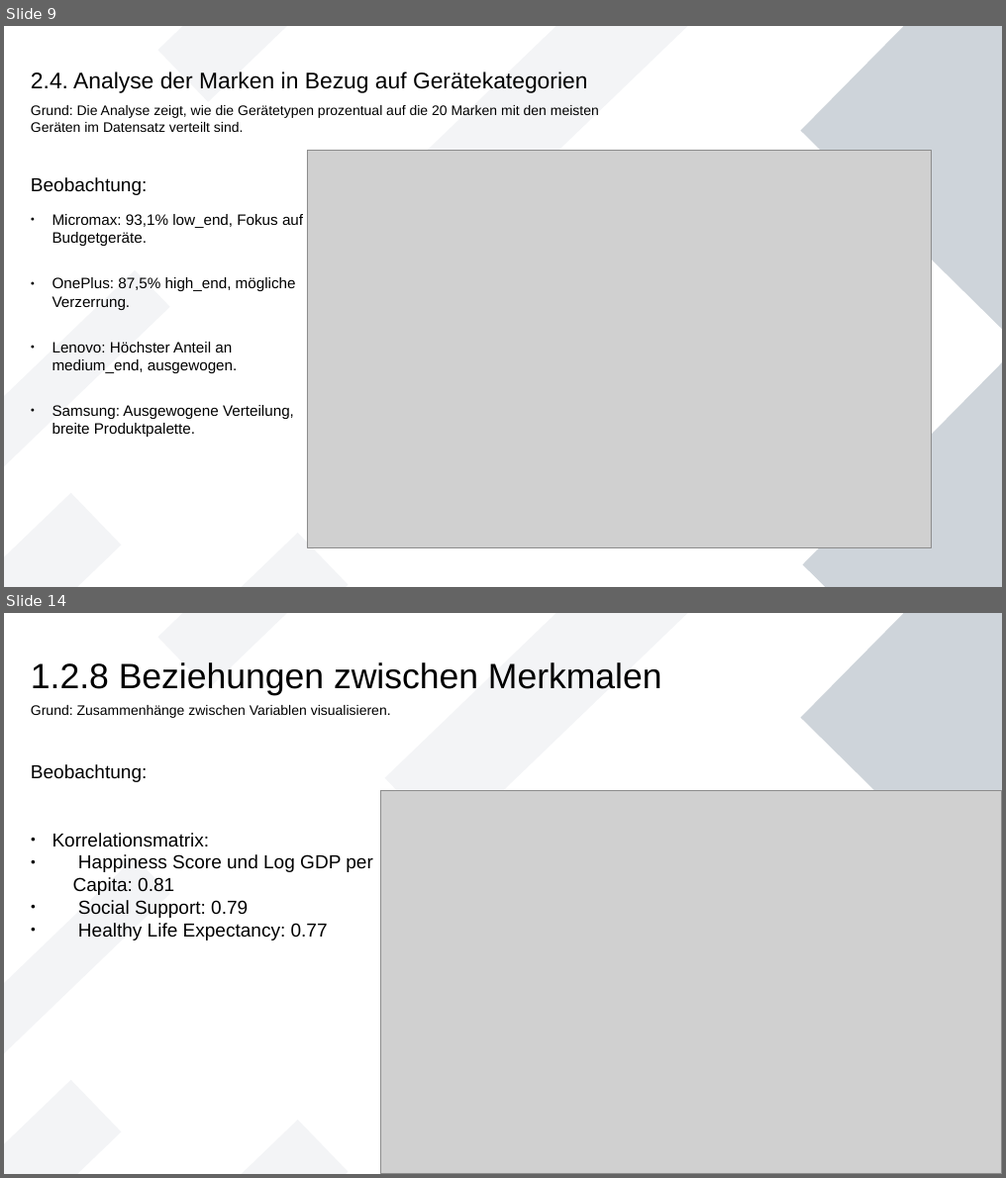
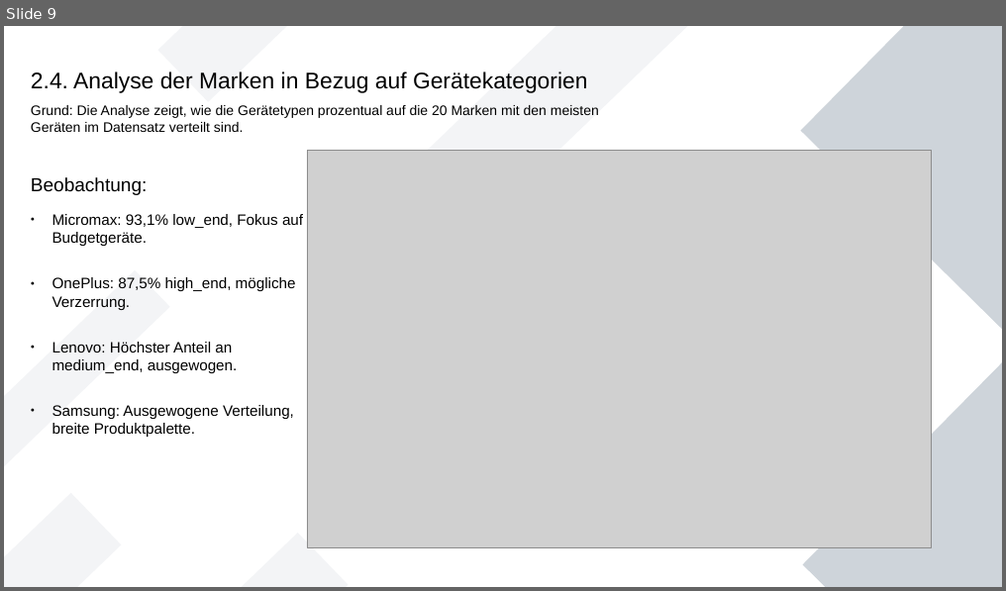
Before and after one commit to RealChoki/HTW-Notes, a slide deck: Semester 4/Ki werkstatt/phones_analysis.odp. Shown one above the other, each under a label of ours: slides 9 and 14 before the commit, slide 9 after it; the slides between them are not shown. The pictures are 1006x1178 and 1006x591 pixels, drawn with LibreOffice and Linux fonts; fonts in the diff are those of the drawing; grey boxes stand for pictures. Boxes give left, top, right and bottom in pixels: in the first picture for what was removed or moved away, otherwise in the second. Text is boxed around its words. In the diff, an @@ line names an element or a change of style, - is before the commit and + after.

```diff
--- a/Semester 4/Ki werkstatt/phones_analysis.odp
+++ b/Semester 4/Ki werkstatt/phones_analysis.odp
@@ slide 14 removed at (4,613,1002,1174), background #FFFFFF; not listed: 7 template elements that a slide beside it also shows @@
@@ text removed at (31,663,662,695) @@
-1.2.8 Beziehungen zwischen Merkmalen
@@ text removed at (31,705,391,718) @@
-Grund: Zusammenhänge zwischen Variablen visualisieren.
@@ text removed at (31,764,373,941) @@
-Beobachtung:
-● Korrelationsmatrix:
-● Happiness Score und Log GDP per Capita: 0.81
-● Social Support: 0.79
-● Healthy Life Expectancy: 0.77
@@ picture removed at (381,791,1002,1174) @@
```
Also in this commit, not shown: 1 slide changed, 6 slides added, 12 other slides removed, 1 other file.
